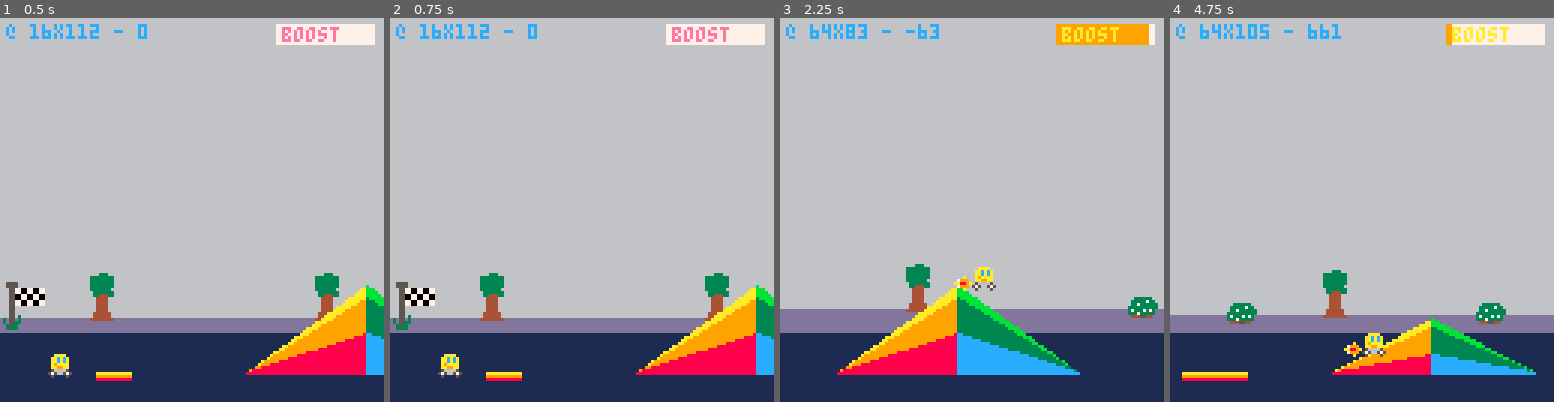
Above: before the commit, frames 1-4 (left to right).
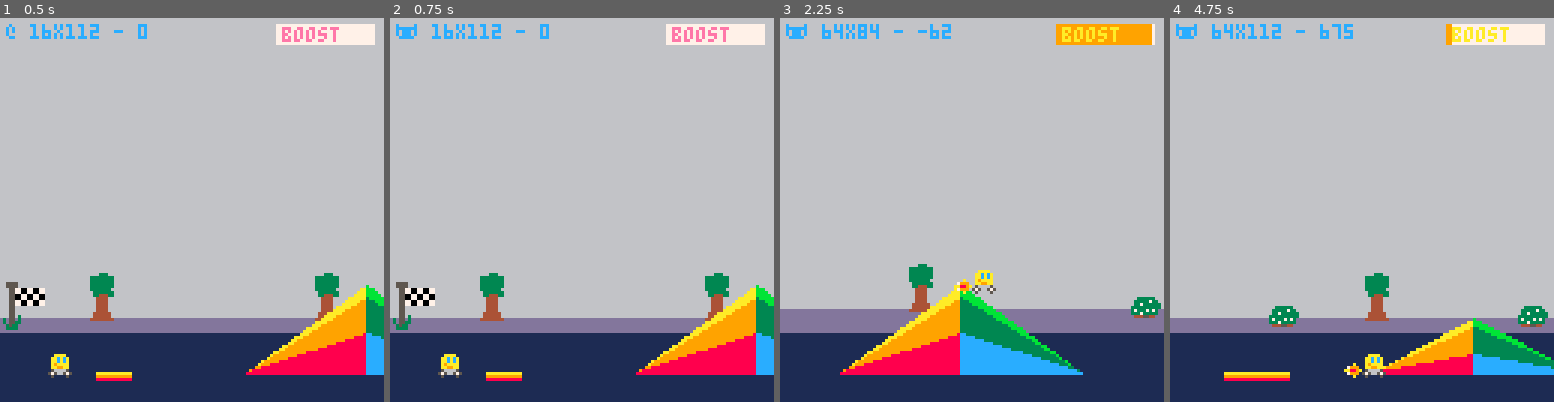
Above: after the commit, the same moments.

Repository: broquaint/pico8-carts
Game: PICO-8 cartridge racer.p8
Two runs of this game, one before a commit and one after it. Both use one fixed random seed, a clock stepped at 60 frames per second and the inputs below.
Inputs:
- Up to frame 1 (0.5 s): tap X (X key) at 0.33 s
- Up to frame 2 (0.75 s): tap O (Z key) at 0.7 s
- Up to frame 3 (2.25 s): tap X (X key) at 1.07, 1.85 s; hold Right 1.6-2.1 s; tap O (Z key) at 1.7, 2.1 s; hold Up from 2.15 s (still down)
- Up to frame 4 (4.75 s): release Up at 2.42 s; hold Right 2.47-3.03 s; tap O (Z key) every 0.4 s from 2.5 to 4.5 s; tap X (X key) at 2.97, 4.08 s; hold Left 3.08-3.58 s; hold Down 3.63-3.97 s; hold Right 4.02-4.68 s; hold Up from 4.73 s (still down)

Frame 1 is identical in both runs. In frame 2, 0.6% of the frame differs, in the area x 1-42%, y 1-6%; in frame 3, 2.2%; in frame 4, 9.1%, in the area x 0-100%, y 1-95%.

Commit message:
Support using reverse ramps
Ramps can be jumped off from both directions more or less
regularly. Amazing scenes. Still a bit buggy but at least largely
functional. The trig related code is in sore need of a refactor.

Diff:
--- a/racer.p8
+++ b/racer.p8
@@ -172,11 +172,21 @@
    end
 end
 
-function on_ramp()
+function on_ramp(car_x)
+   car_x += 4
    for r in all(ramps) do
-      local rx1 = ramp_trig(r.at[1], r.at[2], r.width, r.angle)
-      if (car.x+4) > r.at[1] and (car.x+4) < rx1 then
-         return r
+      local rw  = abs(r.width * cos(r.angle * r_step))
+      local rx0 = r.angle < 90 and r.at[1] or r.at[1] + rw
+      if r.angle < 90 then
+         local rx1 = ramp_trig(rx0, r.at[2], r.width, r.angle)
+         if car_x > rx0 and car_x < rx1 then
+            return r
+         end
+      else
+         local rx1 = ramp_trig(rx0, r.at[2], r.width, r.angle)
+         if car_x > rx1 and car_x < rx0 then
+            return r
+         end
       end
    end
    return false
@@ -229,7 +239,7 @@
 
    -- debug('was going ', sw, ' now going ', car.speed, ' with boost ', car.boost_meter, ' boost amt ', car.boost_was, ' last boost at ', car.boosted_at)
 
-   local r = on_ramp()
+   local r = on_ramp(car.x)
 
    if not still_boosting() then
       -- TODO Make this more gradual, probably need to move away from linear speed.
@@ -285,15 +295,23 @@
 
    -- TODO Handle landing on a ramp!
    if r and not car.jumping then
+      handle_ramp(r)
+   else
+      apply_gravity()
+   end
+end
+
+function handle_ramp(r)
+   if r.angle < 90 then
       -- These are offsets relative to where the car is on the ramp.
       local car_x = (car.x+4) - r.at[1]
-      local car_y = max(1, g_car_line - car.y)
+      local car_y = max(car.speed, g_car_line - car.y)
       -- Rough calculation of the current position along the hypoteneuse.
-      -- It's rough because car_y is basically a reasonable guess.
+      -- It's rough because car_y is just a reasonable guess.
       local len   = sqrt((car_x*car_x)+(car_y*car_y))
       local new_y = len * sin(r.angle * r_step)
       car.y = min(g_car_line, g_car_line + new_y)
-      -- debug('car ', flr(car.x+4), ' x ', flr(car.y), ' car_x ', car_x, ' x ', car_y, ' car len ', flr(len), ' r.len ', r.width, ' x0/y0 ', r.at, ' -> x1/y1 ', {ramp_trig(r)})
+
       car.len = len
 
       if btn(b_right) then
@@ -304,12 +322,40 @@
          car.speed -= car.accel
          car.dy += 10
       end
-
-      if not accelerating then
-          respect_incline(r)
-      end
+      -- debug('-> on l2r ramp ', r, ', car ', car)
    else
-      apply_gravity()
+      local rw  = abs(r.width * cos(r.angle * r_step))
+      -- These are offsets relative to where the car is on the ramp.
+      local car_x = (r.at[1]+rw) - (car.x-4)
+      local car_y = max(car.speed, g_car_line - car.y)
+      -- Rough calculation of the current position along the hypoteneuse.
+      -- It's rough because car_y is just a reasonable guess.
+      local len   = sqrt((car_x*car_x)+(car_y*car_y))
+      local new_y = len * sin(r.angle * r_step)
+
+      car.y = min(g_car_line, g_car_line + new_y)
+
+      car.len = len
+
+      if btn(b_left) then
+         local new_dy = car.dy - (0.03 * r.angle)
+         if(car.boosted_at) new_dy *= 3
+         car.dy = abs(new_dy) > 32 and -32 or new_dy
+      elseif btn(b_right) then
+         car.speed += car.accel
+         car.dy += 10
+      end
+      -- debug('<- on r2l ramp ', r, ', car ', car)
+   end
+
+   -- Initiate jump if on the next frame car is not on this ramp and
+   -- has a negative vertical inertia.
+   if r != on_ramp(car.x + car.speed) and car.dy < 0 then
+      car.jumping = true
+   end
+
+   if not accelerating then
+      respect_incline(r)
    end
 end
 
@@ -347,7 +393,7 @@
 
    update_car()
 
-   if btn(b_z) then
+   if btnp(b_z) then
       DEBUG = not DEBUG
    end
 end
@@ -481,7 +527,8 @@
       print('boost', 94, 3, salmon)
    end
 
-   print(dumper('@ ', flr(car.x), 'x', flr(car.y), ' - ', flr(wrap_point())), 2, 2, azure)
+   local dbg = DEBUG and '🐱' or '@'
+   print(dumper(dbg, ' ', flr(car.x), 'x', flr(car.y), ' - ', flr(wrap_point())), 2, 2, azure)
 end
 
 function draw_car_debug()
@@ -491,7 +538,7 @@
       pset(pos.x, pos.y, white)
    end
 
-   local r = on_ramp()
+   local r = on_ramp(car.x)
    if r then
       line(r.at[1], r.at[2], (car.x+4), car.y+8, lime)
       line(r.at[1], r.at[2], r.at[1]+car.len, r.at[2], azure)
